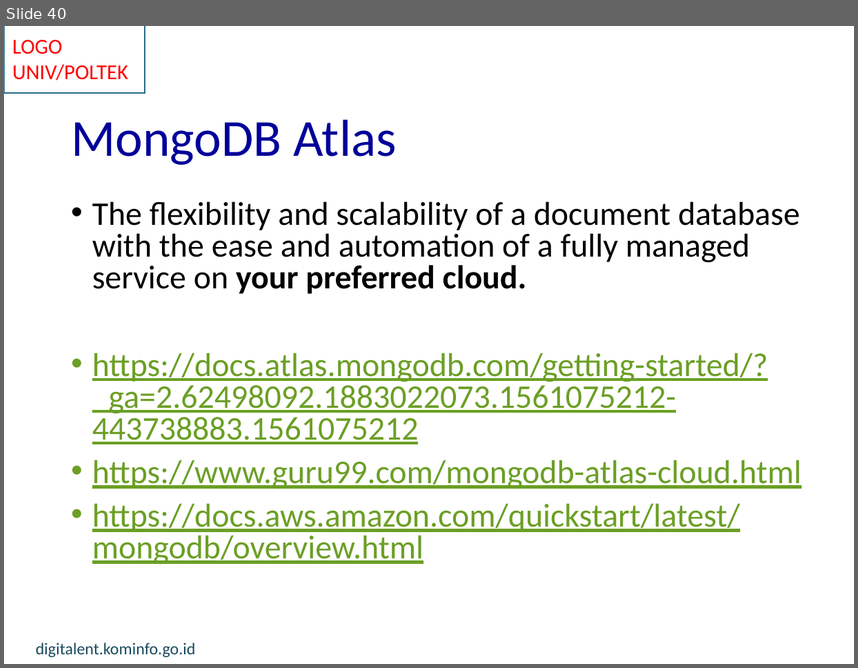
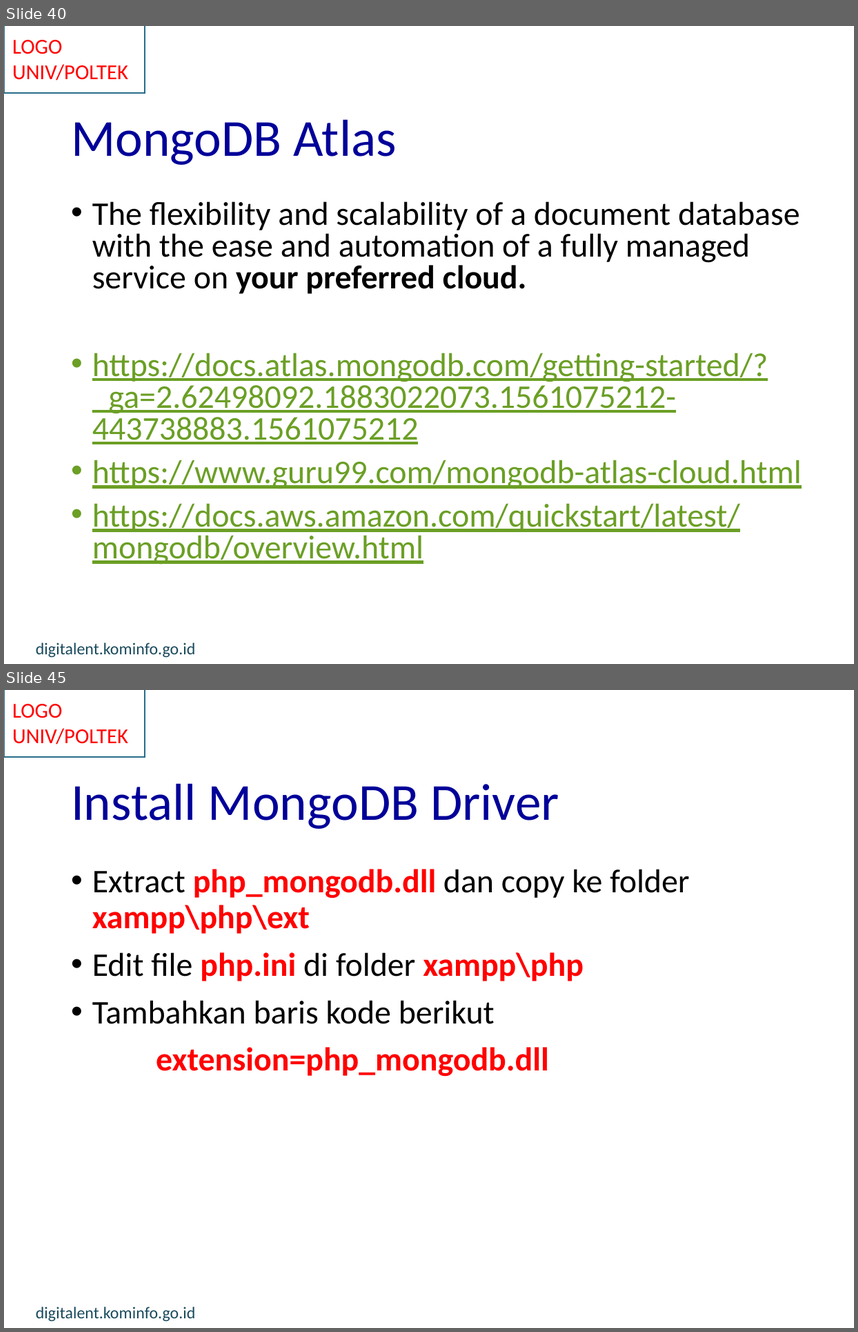
Before and after one commit to munif/iot-mongodb, a slide deck: IoT - 25 - Data Storage MongoDB rev 2.pptx. Shown one above the other, each under a label of ours: slide 40 before the commit, slides 40 and 45 after it; the slides between them are not shown. The pictures are 858x668 and 858x1332 pixels, drawn with LibreOffice and Linux fonts; fonts in the diff are those of the drawing; background and template pictures are left out. Boxes give left, top, right and bottom in pixels: in the first picture for what was removed or moved away, otherwise in the second. Text is boxed around its words. In the diff, an @@ line names an element or a change of style, - is before the commit and + after.

```diff
--- a/IoT - 25 - Data Storage MongoDB rev 2.pptx
+++ b/IoT - 25 - Data Storage MongoDB rev 2.pptx
@@ slide 45 added at (x1=4, y1=690, x2=854, y2=1328), background #FFFFFF; not listed: 3 template elements that a slide beside it also shows @@
@@ title added at (x1=71, y1=783, x2=559, y2=829), 44 pt, text #000099 @@
+Install MongoDB Driver
@@ text added at (x1=92, y1=869, x2=689, y2=1076), 28 pt, text #FF0000, bold @@
+• Extract php_mongodb.dll dan copy ke folder xampp\php\ext
+• Edit file php.ini di folder xampp\php
+• Tambahkan baris kode berikut
+extension=php_mongodb.dll
```
Also in this commit, not shown: 7 other slides added, 2 other files.
